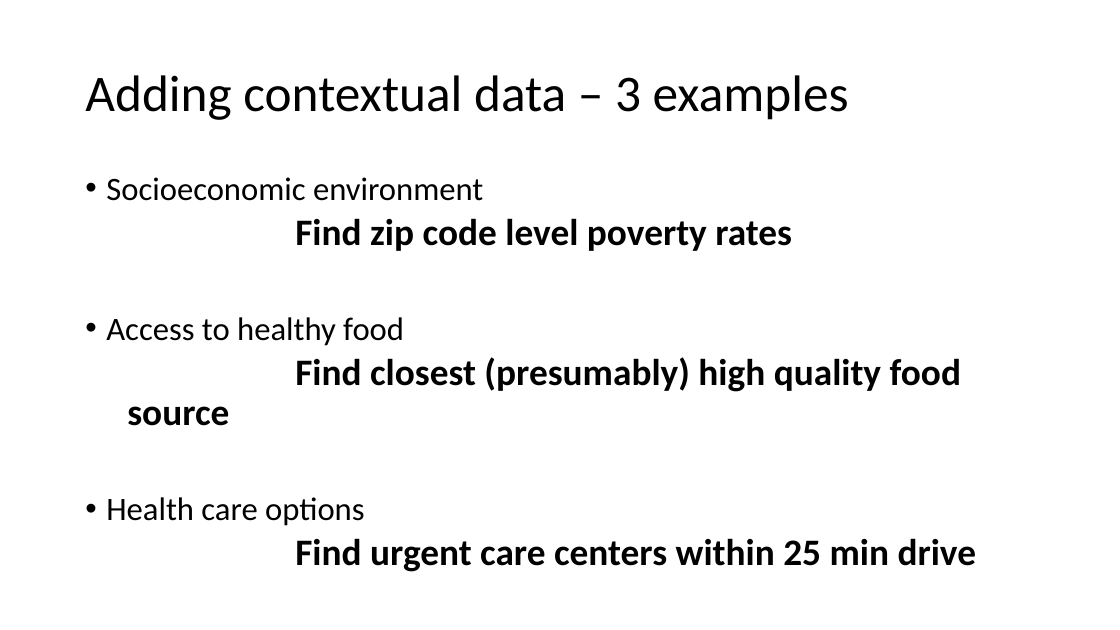
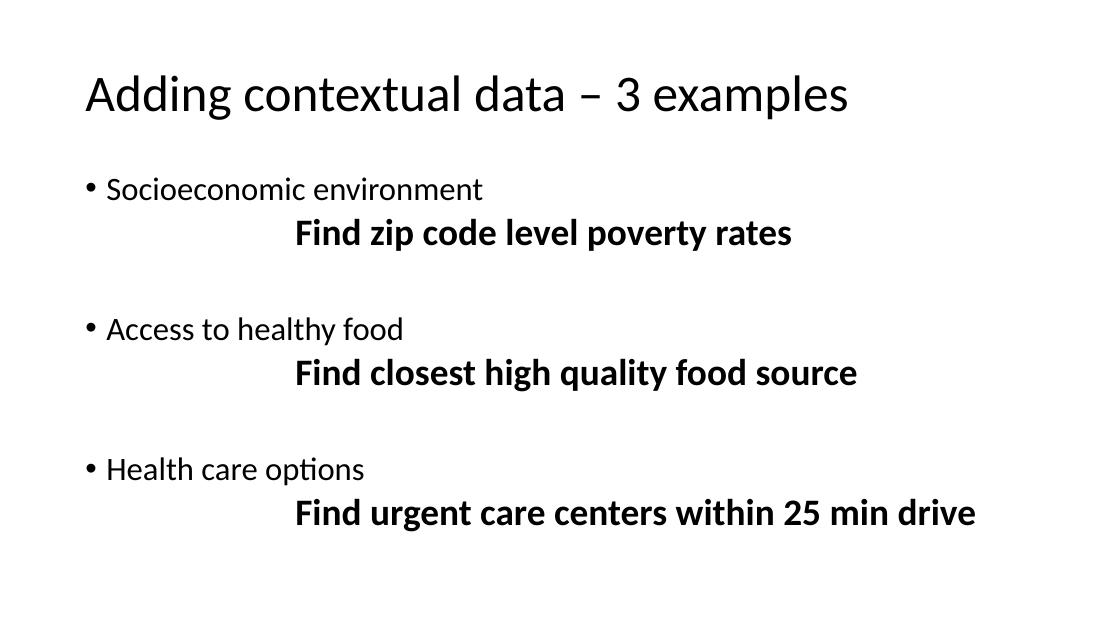
Before and after one commit to nrjjones/BuildingContextualData, a slide deck: slide 19 of presentation/Jones - Contextual Data Presentation.pptx. Drawn at 1120x630 pixels with LibreOffice and Linux fonts; fonts in the diff are those of the drawing. Boxes give left, top, right and bottom in pixels: in the first picture for what was removed or moved away, otherwise in the second. Text is boxed around its words. In the diff, an @@ line names an element or a change of style, - is before the commit and + after.

```diff
--- a/presentation/Jones - Contextual Data Presentation.pptx
+++ b/presentation/Jones - Contextual Data Presentation.pptx
@@ text at [295,358,858,392]: text changed @@
-  Find closest (presumably) high quality food source
+  Find closest high quality food source
```
Also in this commit, not shown: 8 other slides changed.
